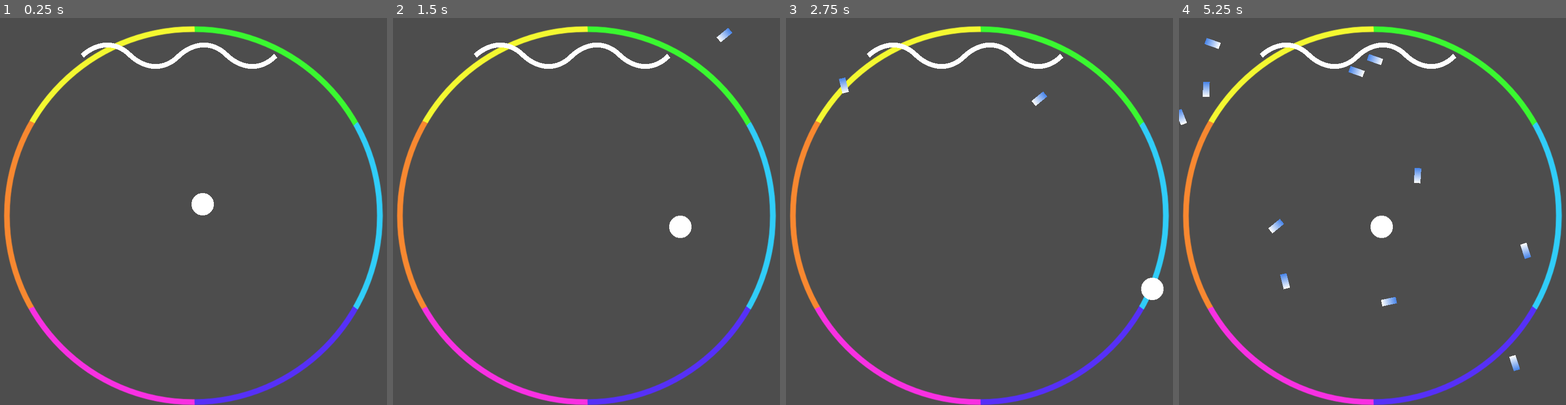
Above: before the commit, frames 1-4 (left to right).
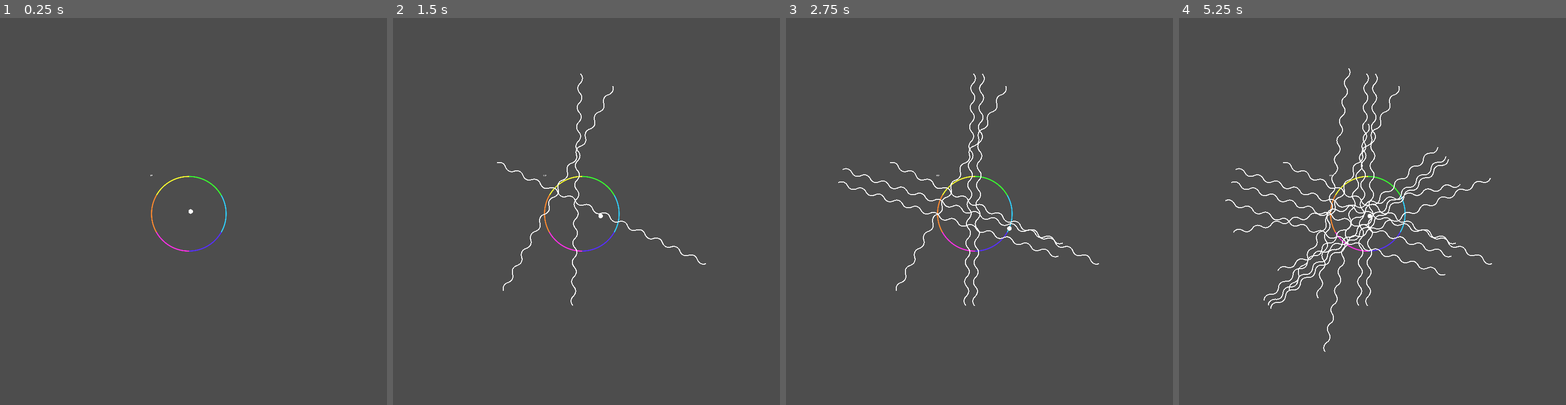
Above: after the commit, the same moments.

Repository: viywolf/Game-Off-2025
Game: Godot game, scene res://scenes/main.tscn
Same seed, same stepped clock (60 frames per second), same inputs: the game is played once before the commit and once after it.
Inputs:
- Up to frame 1 (0.25 s): no input
- Up to frame 2 (1.5 s): tap Enter (ui_accept) at 0.5, 1.35 s; hold D (right) 0.53-1.28 s; hold Enter (ui_accept) 0.53-1.28 s; hold S (down) from 1.28 s (still down)
- Up to frame 3 (2.75 s): tap Enter (ui_accept) at 1.52, 1.82 s; release S (down) at 2.03 s; hold D (right) from 2.03 s (still down); hold Enter (ui_accept) from 2.03 s (still down)
- Up to frame 4 (5.25 s): release D (right) at 2.78 s; release Enter (ui_accept) at 2.78 s; hold W (up) 2.78-3.53 s; tap Enter (ui_accept) at 2.85, 3.02, 3.32, 4.35, 4.52, 4.82 s; hold Enter (ui_accept) 3.53-4.28 s; hold A (left) 3.53-5.03 s; hold S (down) from 5.03 s (still down); hold Enter (ui_accept) from 5.03 s (still down)

The runs differ from the first frame. In frame 1, 6.0% of the frame differs, in the area x 1-99%, y 2-100%; in frame 2, 6.6%; in frame 3, 7.0%; in frame 4, 8.9%, in the area x 0-99%, y 2-100%.

Commit message:
Wave step 2
Gave the wave a really scuffed spawn point, tried adding collision but ITS NOT WORKING also added fps tracker i guess

Diff:
--- a/project.godot
+++ b/project.godot
@@ -19,7 +19,6 @@
 
 window/size/viewport_width=800
 window/size/viewport_height=800
-window/size/always_on_top=true
 
 [input]
 
--- a/scenes/main.tscn
+++ b/scenes/main.tscn
@@ -1,12 +1,22 @@
-[gd_scene load_steps=3 format=3 uid="uid://c73617xoavmr2"]
+[gd_scene load_steps=4 format=3 uid="uid://c73617xoavmr2"]
 
 [ext_resource type="PackedScene" uid="uid://s7yxjkky0pop" path="res://scenes/window.tscn" id="1_0wfyh"]
 [ext_resource type="PackedScene" uid="uid://7s2njiex250w" path="res://scenes/player.tscn" id="2_sugp2"]
+[ext_resource type="Script" uid="uid://rkcht5iv0eth" path="res://scripts/label.gd" id="3_sugp2"]
 
 [node name="Main" type="Node2D"]
+
+[node name="Camera2D" type="Camera2D" parent="."]
+position = Vector2(448, 385)
+zoom = Vector2(0.2, 0.2)
 
 [node name="Window" parent="." instance=ExtResource("1_0wfyh")]
 position = Vector2(70, 78)
 
 [node name="Player" parent="Window" instance=ExtResource("2_sugp2")]
 position = Vector2(349, 307)
+
+[node name="Label" type="Label" parent="."]
+offset_right = 40.0
+offset_bottom = 23.0
+script = ExtResource("3_sugp2")
--- a/scenes/player.tscn
+++ b/scenes/player.tscn
@@ -29,3 +29,5 @@
 
 [node name="CollisionShape2D" type="CollisionShape2D" parent="Area2D"]
 shape = SubResource("CircleShape2D_g2els")
+
+[connection signal="area_entered" from="Area2D" to="." method="_on_area_2d_area_entered"]
--- a/scenes/wave.tscn
+++ b/scenes/wave.tscn
@@ -2,10 +2,17 @@
 
 [ext_resource type="Script" uid="uid://iohym5tyf7tg" path="res://scripts/wave.gd" id="1_y5ysc"]
 
-[node name="Wave" type="Line2D"]
+[node name="WavePosition" type="CharacterBody2D"]
 script = ExtResource("1_y5ysc")
-curveness = null
-point_pos_multiplier__x = null
 point_pos_multiplier__y = 0
-point_pos_array = null
-curveness_array = null
+
+[node name="Wave" type="Line2D" parent="."]
+rotation = 3.9426987
+
+[node name="Area2D" type="Area2D" parent="."]
+
+[node name="CollisionPolygon2D" type="CollisionPolygon2D" parent="Area2D"]
+position = Vector2(-1, 0)
+polygon = PackedVector2Array(846.3867, 21.972656, 876.75323, 16.685486, 908.59375, -7.03125, 954.6509, -22.155762, 981.34766, -14.355469, 1018.45703, 13.183594, 1058.9248, 21.794128, 1085.9788, 11.549377, 1124.5239, -16.149902, 1163.2813, -21.09375, 1190.6372, -8.239746, 1231.25, 18.75, 1267.7109, 20.02716, 1300, 0, 1318.457, -3.1835938, 1281.3477, 24.355469, 1254.6509, 32.15576, 1208.5938, 17.03125, 1176.7532, -6.685486, 1146.3867, -11.972656, 1102.2461, 7.9492188, 1072.2046, 28.566895, 1038.562, 30.76416, 1000, 10, 967.7109, -10.027161, 931.25, -8.75, 890.6372, 18.239746, 863.28125, 31.09375)
+
+[connection signal="area_entered" from="Area2D" to="." method="_on_area_2d_area_entered"]
--- a/scenes/window.tscn
+++ b/scenes/window.tscn
@@ -1,9 +1,9 @@
-[gd_scene load_steps=7 format=3 uid="uid://s7yxjkky0pop"]
+[gd_scene load_steps=8 format=3 uid="uid://s7yxjkky0pop"]
 
 [ext_resource type="Script" uid="uid://dj621pfik712u" path="res://scripts/spawnpoint.gd" id="1_oya5r"]
 [ext_resource type="Script" uid="uid://c3mb65ywblkkk" path="res://scripts/game_manager.gd" id="1_to7fh"]
 [ext_resource type="Texture2D" uid="uid://c8rlwxud5fagx" path="res://sprites/circle_border.png" id="2_qnju7"]
-[ext_resource type="PackedScene" uid="uid://c358ko8fns760" path="res://scenes/wave.tscn" id="3_qvkcj"]
+[ext_resource type="Script" uid="uid://bmuce2fdkgria" path="res://scripts/wave_spawnpoint.gd" id="5_ato5p"]
 
 [sub_resource type="CanvasItemMaterial" id="CanvasItemMaterial_qnju7"]
 light_mode = 1
@@ -13,6 +13,12 @@
 "points": PackedVector2Array(0, 0, 0, 0, 563, -231, 0, 0, 0, 0, 766, -125, 0, 0, 0, 0, 872, 5, 0, 0, 0, 0, 898, 196, 0, …(358 unchanged characters)…
 }
 point_count = 20
+
+[sub_resource type="Curve2D" id="Curve2D_qnju7"]
+_data = {
+"points": PackedVector2Array(0, 0, 0, 0, 566, -665, 0, 0, 0, 0, 332, -709, 0, 0, 0, 0, 93, -598, 0, 0, 0, 0, -68, -520, 0, 0, 0, 0, -257, -470, 0, 0, 0, 0, -452, -425, 0, 0, 0, 0, -568, -248, 0, 0, 0, 0, -635, -109, 0, 0, 0, 0, -685, 58, 0, 0, 0, 0, -730, 292, 0, 0, 0, 0, -707, 548, 0, 0, 0, 0, -735, 753, 0, 0, 0, 0, -641, 942, 0, 0, 0, 0, -568, 1109, 0, 0, 0, 0, -513, 1198, 0, 0, 0, 0, -440, 1237, 0, 0, 0, 0, -140, 1309, 0, 0, 0, 0, 121, 1343, 0, 0, 0, 0, 271, 1387, 0, 0, 0, 0, 616, 1398, 0, 0, 0, 0, 811, 1365, 0, 0, 0, 0, 1050, 1187, 0, 0, 0, 0, 1289, 1003, 0, 0, 0, 0, 1439, 553, 0, 0, 0, 0, 1538, 248, 0, 0, 0, 0, 1461, 64, 0, 0, 0, 0, 1416, -147, 0, 0, 0, 0, 1366, -219, 0, 0, 0, 0, 1239, -370, 0, 0, 0, 0, 1116, -509, 0, 0, 0, 0, 933, -576, 0, 0, 0, 0, 627, -665)
+}
+point_count = 32
 
 [node name="Window" type="Node2D"]
 script = ExtResource("1_to7fh")
@@ -37,4 +43,14 @@
 
 [node name="AllNotes" type="Node" parent="Path2D"]
 
-[node name="Wave" parent="." instance=ExtResource("3_qvkcj")]
+[node name="WavePath2D" type="Path2D" parent="."]
+position = Vector2(-14, 4)
+curve = SubResource("Curve2D_qnju7")
+
+[node name="WaveSpawnpoint" type="PathFollow2D" parent="WavePath2D"]
+position = Vector2(566, -665)
+rotation = -2.9557288
+script = ExtResource("5_ato5p")
+
+[node name="AllWaves" type="Node2D" parent="WavePath2D"]
+position = Vector2(1200, -10)
--- a/scripts/game_manager.gd
+++ b/scripts/game_manager.gd
@@ -1,16 +1,6 @@
 extends Node2D
-
-
-# Called when the node enters the scene tree for the first time.
-func _ready() -> void:
-	pass # Replace with function body.
-
-
-# Called every frame. 'delta' is the elapsed time since the previous frame.
-func _process(delta: float) -> void:
-	pass
 
 func _input(event: InputEvent) -> void:
 	if(event.is_action_pressed("ui_accept")):
-		print("new note")
-		$Path2D/Spawnpoint.spawn_note_projectile()
+		#$Path2D/Spawnpoint.spawn_note_projectile()
+		$WavePath2D/WaveSpawnpoint.spawn_wave()
--- /dev/null
+++ b/scripts/label.gd
@@ -0,0 +1,5 @@
+extends Label
+
+# Called every frame. 'delta' is the elapsed time since the previous frame.
+func _process(delta: float) -> void:
+	text = str(Engine.get_frames_per_second())
--- a/scripts/player.gd
+++ b/scripts/player.gd
@@ -5,3 +5,6 @@
 func _physics_process(delta):
 	velocity = Input.get_vector("left","right","up","down") * speed * delta
 	move_and_slide()
+
+func _on_area_2d_area_entered(area: Area2D) -> void:
+	print(area)
--- a/scripts/wave.gd
+++ b/scripts/wave.gd
@@ -1,31 +1,68 @@
-extends Line2D
+extends CharacterBody2D
 
 @export var point_pos_multiplier__x : int = 100
 @export var point_pos_multiplier__y : int = 100
-@export var number_of_points : int = 5
+@export var number_of_points : int = 25
 @export var curveness_array : Array[Vector2] =[
 	Vector2(-50,50), Vector2(-50,-50)
 ]
+@export var speed : float = 0
+@export var delete_self : bool = false
+@export var percentage_start : float = 0.0
+@export var percentage_shown : float = 1.0
+@export var curve_progress_speed : float = 0.0
 
 @onready var new_curve = Curve2D.new()
 
 # Called when the node enters the scene tree for the first time.
 func _ready() -> void:
+	$Wave.rotation_degrees += 180
+	$Wave.position.x -= (point_pos_multiplier__x * number_of_points)/2
+	$Area2D.transform = $Wave.transform
 	draw_wave()
 
 func _process(delta: float) -> void:
+	percentage_start += curve_progress_speed * delta
+	percentage_shown += curve_progress_speed * delta
 	draw_wave()
+	velocity = self.transform.x * speed * delta
+	move_and_slide()
+	if(percentage_start == 1): delete_self = true
+	if(delete_self == true):
+		queue_free()
 
 func draw_wave() -> void:
-	points.clear()
-	clear_points()
+	$Wave.points.clear()
+	$Wave.clear_points()
 	new_curve.clear_points()
 	for i in range(number_of_points):
 		var point_to_be_added : Vector2 = Vector2(
 			point_pos_multiplier__x * i + point_pos_multiplier__x,
 			point_pos_multiplier__y * ((i+1) % 2) )
-		print(point_to_be_added)
 		new_curve.add_point(point_to_be_added, curveness_array[i%2])
-	var curved_points = new_curve.get_baked_points()
-	for point in curved_points:
-		add_point(point)
+	var curved_points : Array = new_curve.tessellate()
+	for i : float in range(curved_points.size()):
+		var cur_point_percentage : float = i / curved_points.size()
+		if(cur_point_percentage > percentage_start and cur_point_percentage < percentage_shown):
+			$Wave.add_point(curved_points[i])
+		else: pass
+	# Make collision shape
+	var temp_points_array : PackedVector2Array = $Wave.points.duplicate()
+	var temp_array2 : PackedVector2Array
+	# Half the number
+	for i in range(temp_points_array.size()):
+		if(i%6 == 0):
+			temp_array2.append(temp_points_array[i])
+	# Reverse it so the points start from the end point of the previous collisions so
+	# collision lines do not cross
+	temp_points_array.reverse()
+	# Half the number again before adding it to arr2
+	for i in range(temp_points_array.size()):
+		if(i%6 == 0):
+			# Add to the y value of every point to avoid collisions and close the polygon
+			temp_array2.append(temp_points_array[i] + Vector2(0,10))
+	$Area2D/CollisionPolygon2D.polygon = temp_array2
+
+
+func _on_area_2d_area_entered(area: Area2D) -> void:
+	print(str(area) + " touched from wave")
--- /dev/null
+++ b/scripts/wave_spawnpoint.gd
@@ -0,0 +1,11 @@
+extends PathFollow2D
+@onready var wave_scene : PackedScene = preload("res://scenes/wave.tscn")
+var new_wave : Node
+
+func spawn_wave() -> void:
+	new_wave = wave_scene.instantiate()
+	self.progress_ratio = randf()
+	new_wave.position = self.position
+	#new_wave.rotation = self.rotation + PI / 2
+	new_wave.get_child(0).rotation = self.rotation + PI / 2
+	$"../AllWaves".add_child(new_wave)
Not shown, added: scripts/label.gd.uid
Not shown, added: scripts/wave_spawnpoint.gd.uid
